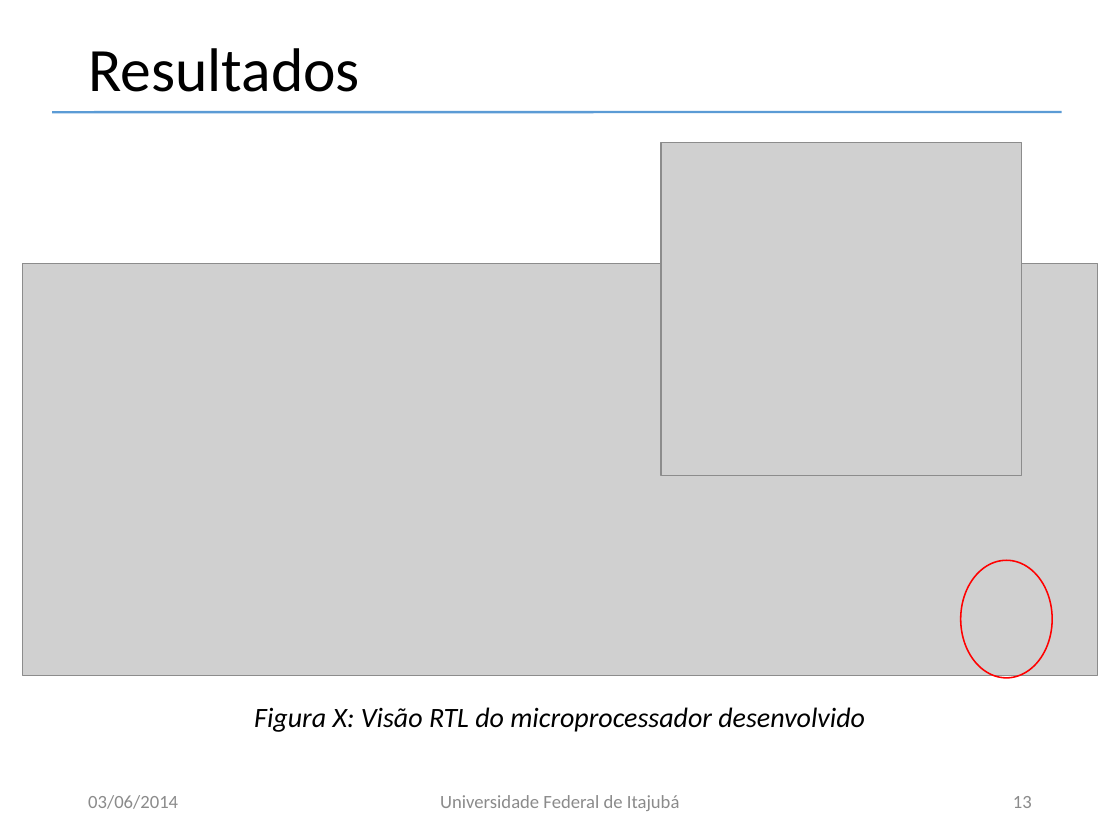
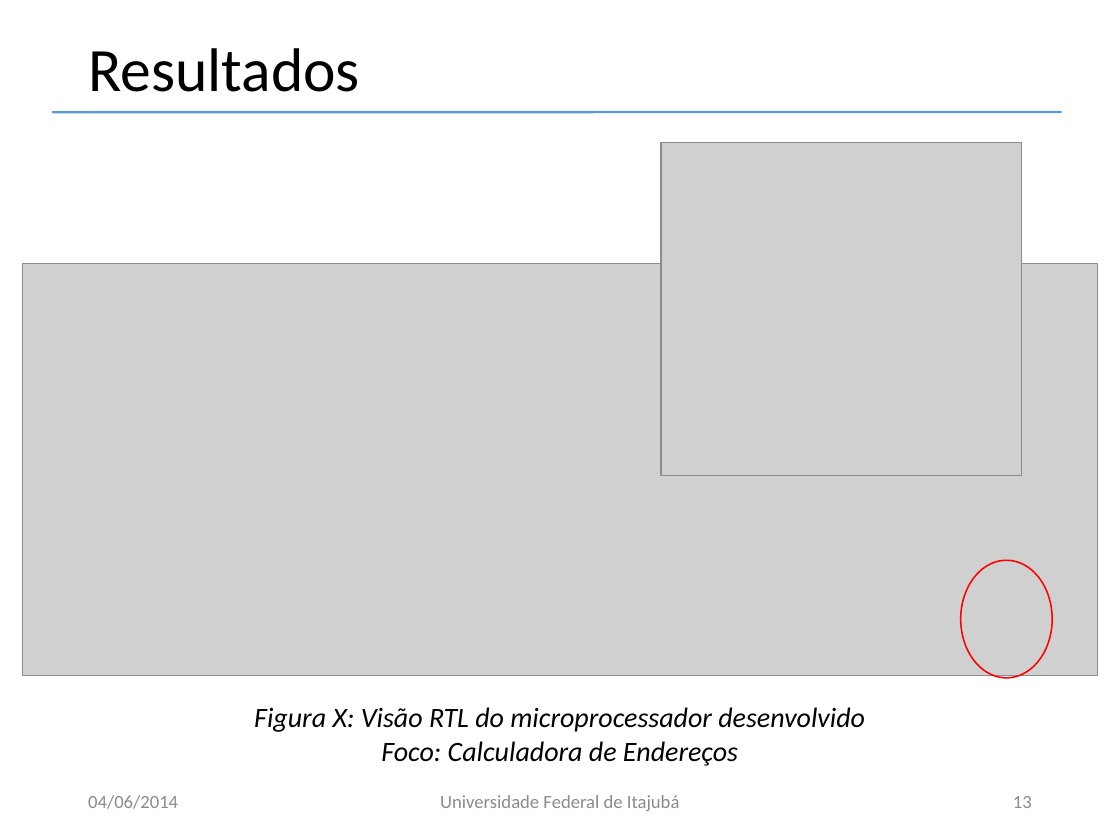
Before and after one commit to macaufreitas/micro-risc, a slide deck: slide 13 of Apresentacao/Apresentacao.pptx. Drawn at 1120x840 pixels with LibreOffice and Linux fonts; fonts in the diff are those of the drawing; grey boxes stand for pictures; background and template pictures are left out. Boxes give left, top, right and bottom in pixels: in the first picture for what was removed or moved away, otherwise in the second. Text is boxed around its words. In the diff, an @@ line names an element or a change of style, - is before the commit and + after.

```diff
--- a/Apresentacao/Apresentacao.pptx
+++ b/Apresentacao/Apresentacao.pptx
@@ text at [381, 741, 738, 766]: paragraph added @@
+Foco: Calculadora de Endereços
@@ text at [88, 795, 178, 809]: text changed @@
-03/06/2014
+04/06/2014
```
Also in this commit, not shown: 25 other slides changed.
